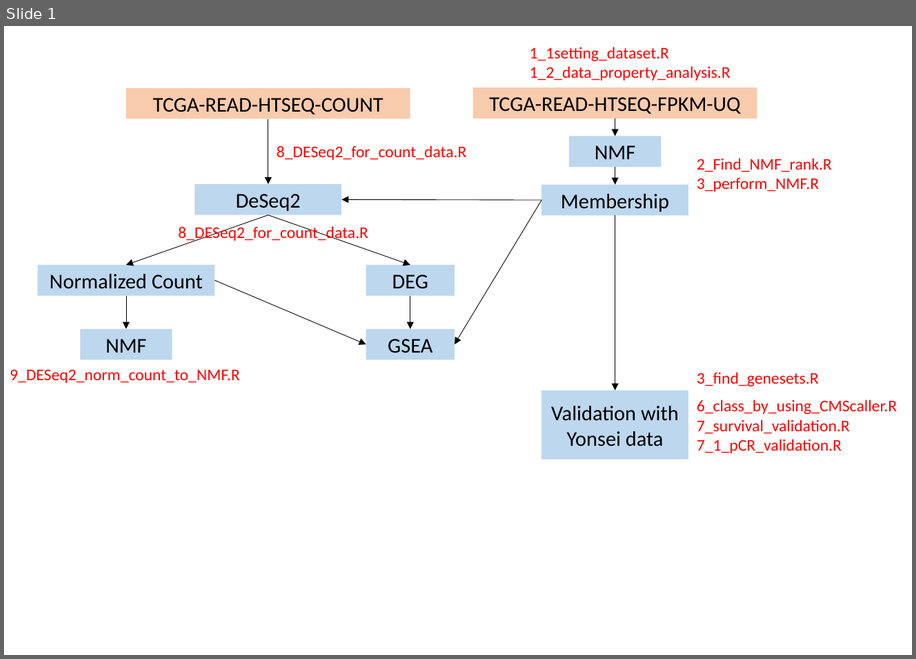
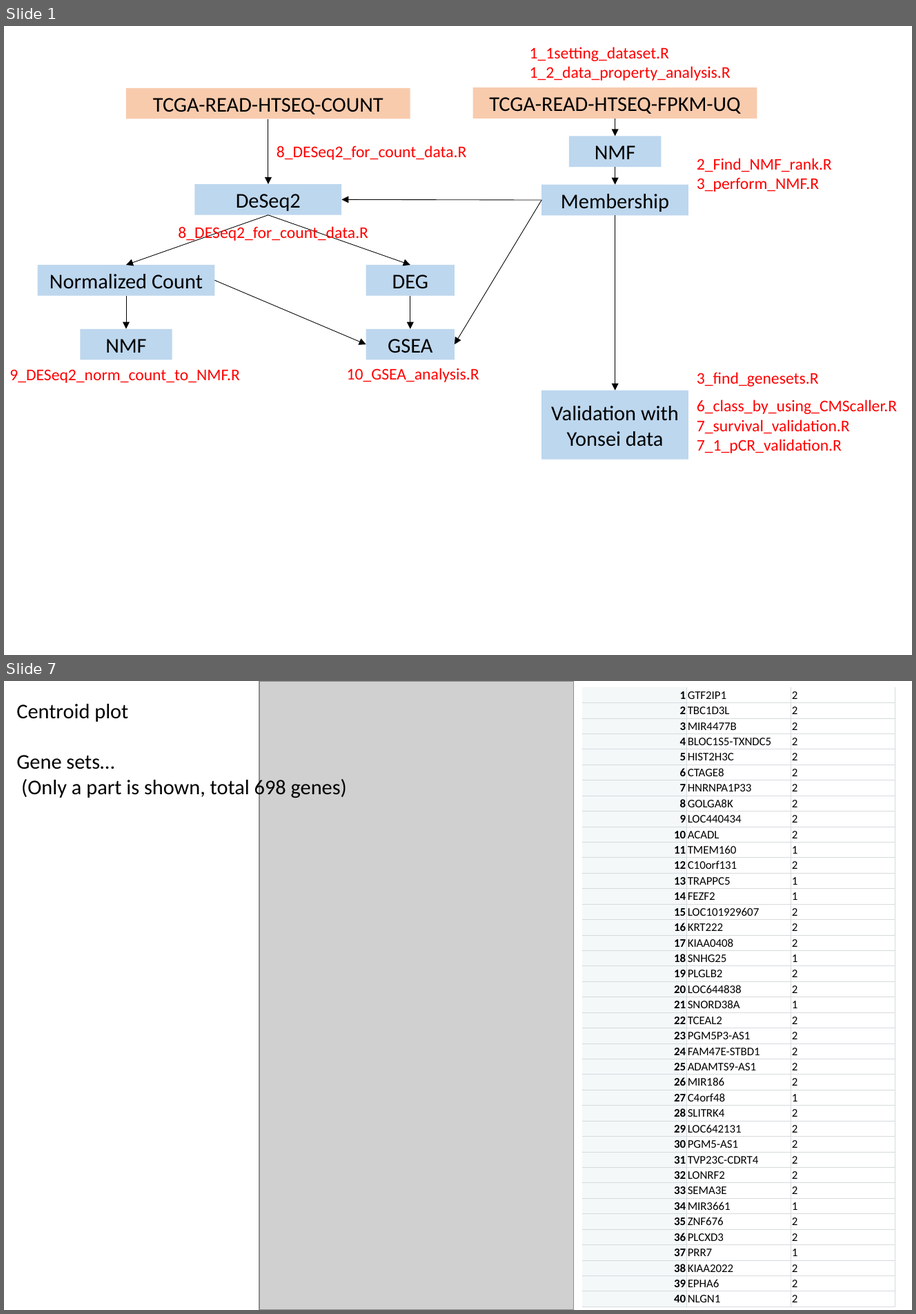
Before and after one commit to leeym950/NMF_Rectal_Cancer, a slide deck: Introduction.pptx. Shown one above the other, each under a label of ours: slide 1 before the commit, slides 1 and 7 after it; the slides between them are not shown. The pictures are 916x659 and 916x1314 pixels, drawn with LibreOffice and Linux fonts; fonts in the diff are those of the drawing; grey boxes stand for pictures. Boxes give left, top, right and bottom in pixels: in the first picture for what was removed or moved away, otherwise in the second. Text is boxed around its words. In the diff, an @@ line names an element or a change of style, - is before the commit and + after.

```diff
--- a/Introduction.pptx
+++ b/Introduction.pptx
@@ slide 7 added at <box>4,681,912,1310</box>, background #FFFFFF @@
@@ picture added at <box>260,681,574,1310</box> @@
@@ table added at <box>582,688,894,1306</box>, 40 rows, 3 columns @@
+1 | GTF2IP1 | 2
+2 | TBC1D3L | 2
+3 | MIR4477B | 2
+4 | BLOC1S5-TXNDC5 | 2
+5 | HIST2H3C | 2
+6 | CTAGE8 | 2
+7 | HNRNPA1P33 | 2
+8 | GOLGA8K | 2
+9 | LOC440434 | 2
+10 | ACADL | 2
+11 | TMEM160 | 1
+12 | C10orf131 | 2
+13 | TRAPPC5 | 1
+14 | FEZF2 | 1
+15 | LOC101929607 | 2
+16 | KRT222 | 2
+17 | KIAA0408 | 2
+18 | SNHG25 | 1
+19 | PLGLB2 | 2
+20 | LOC644838 | 2
+21 | SNORD38A | 1
+22 | TCEAL2 | 2
+23 | PGM5P3-AS1 | 2
+24 | FAM47E-STBD1 | 2
+25 | ADAMTS9-AS1 | 2
+26 | MIR186 | 2
+27 | C4orf48 | 1
+28 | SLITRK4 | 2
+29 | LOC642131 | 2
+30 | PGM5-AS1 | 2
+31 | TVP23C-CDRT4 | 2
+32 | LONRF2 | 2
+33 | SEMA3E | 2
+34 | MIR3661 | 1
+35 | ZNF676 | 2
+36 | PLCXD3 | 2
+37 | PRR7 | 1
+38 | KIAA2022 | 2
+39 | EPHA6 | 2
+40 | NLGN1 | 2
@@ text added at <box>16,704,347,799</box>, 18 pt, text #000000 @@
+Centroid plot
+Gene sets…
+(Only a part is shown, total 698 genes)
@@ slide 1 changed as well @@
@@ text added at <box>347,368,479,382</box>, 14 pt, text #FF0000 @@
+10_GSEA_analysis.R
```
Also in this commit, not shown: 17 other slides added.
